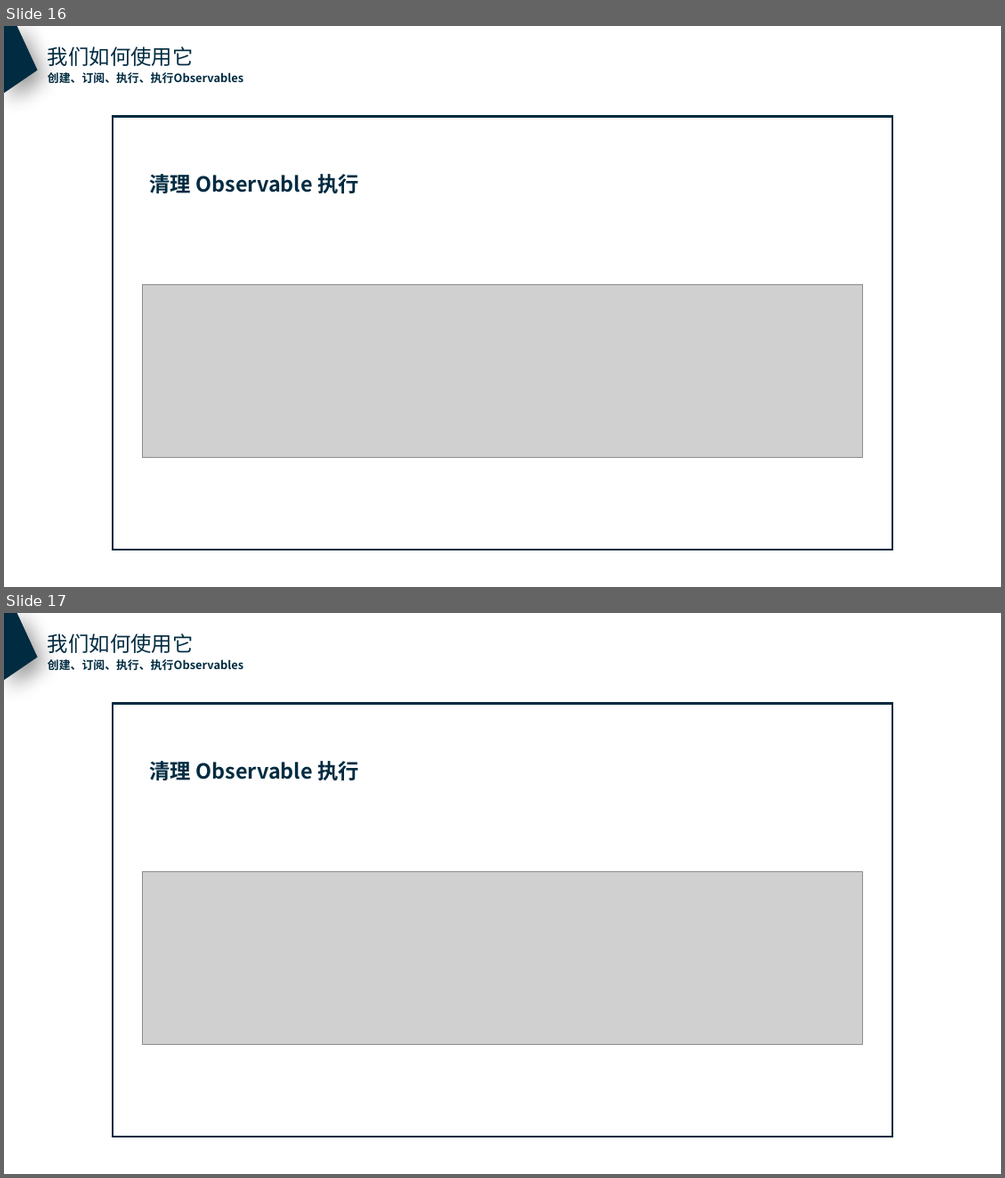
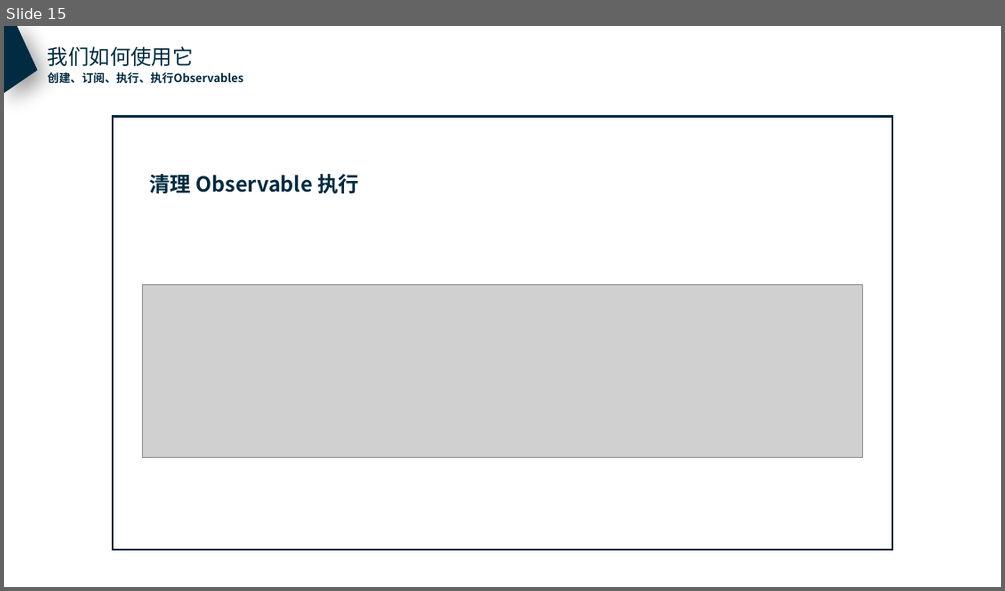
Before and after one commit to luoyiyi/rxjs-demos, a slide deck: rxjs入门分享.pptx. Shown one above the other, each under a label of ours: slides 16 and 17 before the commit, slide 15 after it. The pictures are 1005x1178 and 1005x591 pixels, drawn with LibreOffice and Linux fonts; fonts in the diff are those of the drawing; grey boxes stand for pictures. Boxes give left, top, right and bottom in pixels: in the first picture for what was removed or moved away, otherwise in the second. Text is boxed around its words. In the diff, an @@ line names an element or a change of style, - is before the commit and + after.

```diff
--- a/rxjs入门分享.pptx
+++ b/rxjs入门分享.pptx
@@ slide 17 removed at <box>4,613,1001,1174</box>, background #FFFFFF @@
@@ freeform shape removed at <box>4,613,38,681</box> @@
@@ text removed at <box>48,633,194,653</box> @@
-我们如何使用它
@@ text removed at <box>48,659,243,671</box> @@
-创建、订阅、执行、执行Observables
@@ rectangle removed at <box>113,704,892,1136</box> @@
@@ text removed at <box>150,761,359,780</box> @@
-清理 Observable 执行
@@ picture removed at <box>142,871,863,1045</box> @@
@@ what was slide 16 is now slide 15 @@
```
Also in this commit, not shown: 5 slides changed, 3 other slides removed, 9 other files.
